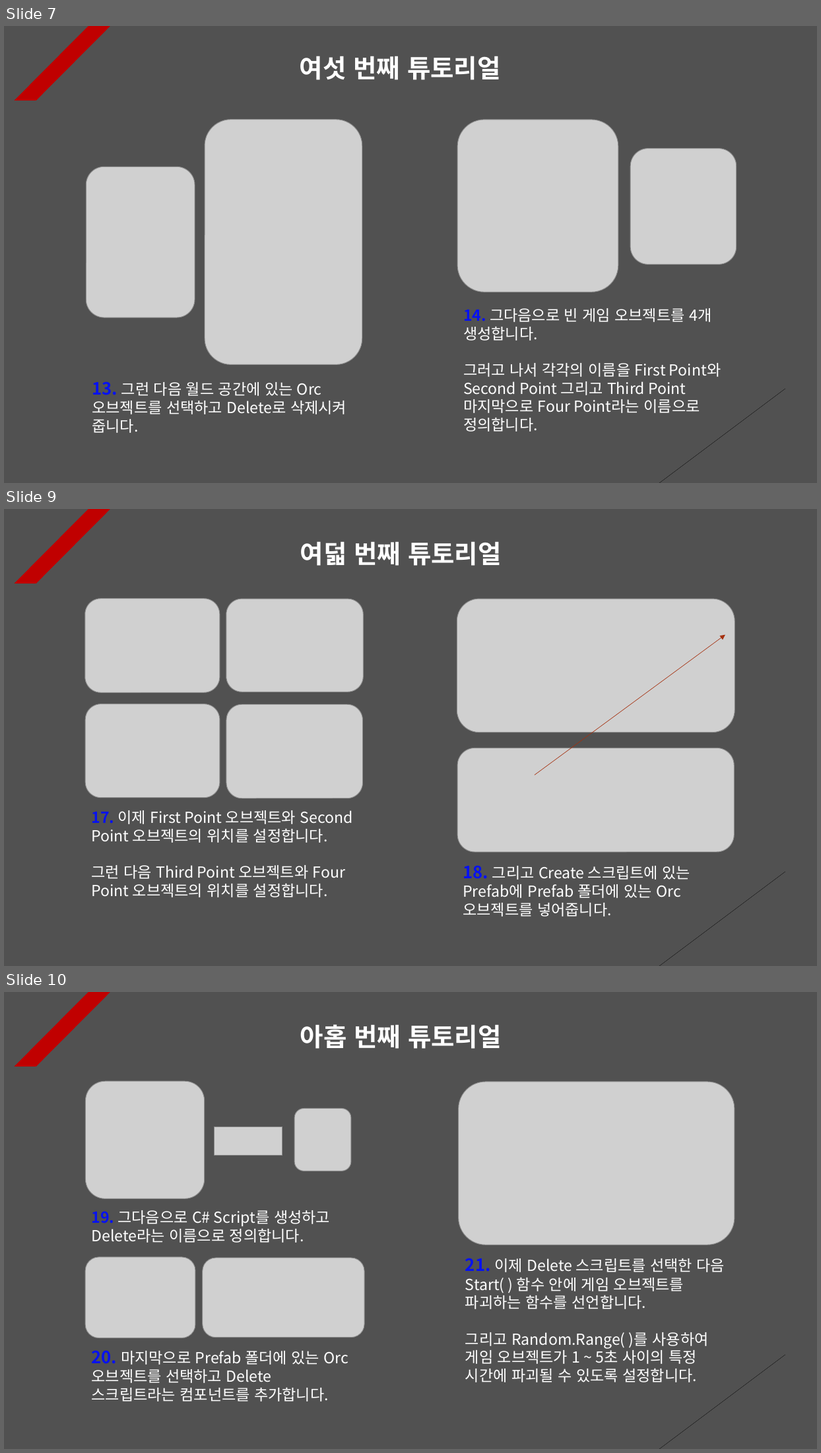
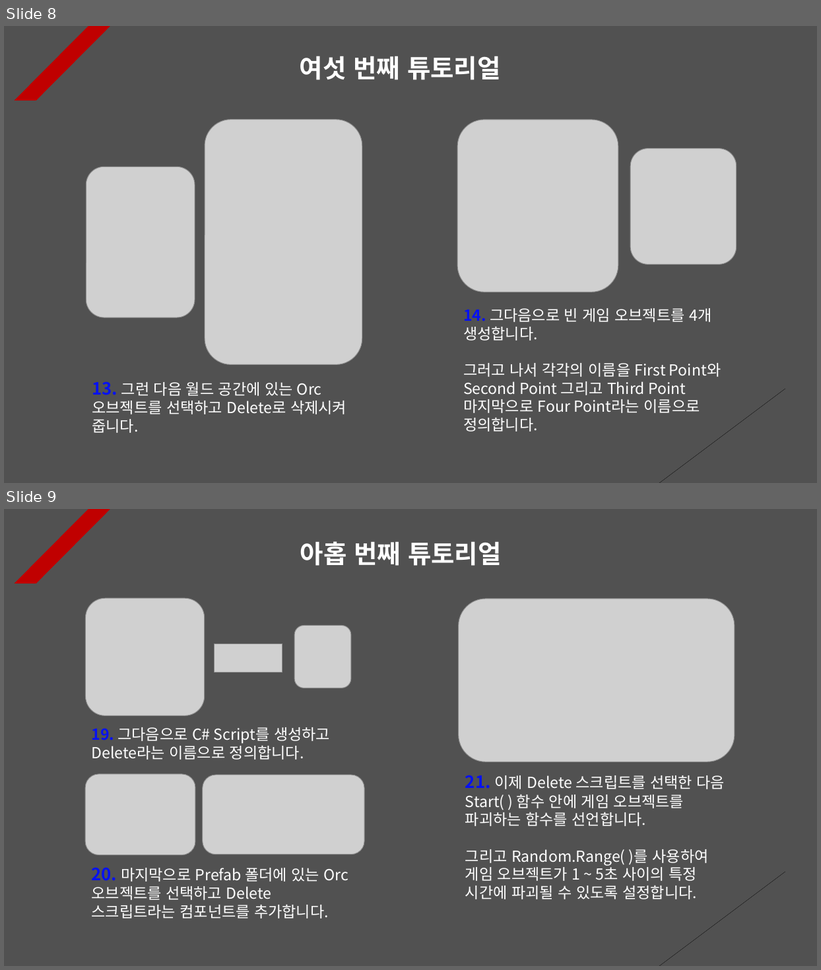
Before and after one commit to Unity2033/3D-UnityEngine, a slide deck: Assets/Class/Instantiate & Destroy/PPT Data/Instatiate and Destroy Example.pptx. Shown one above the other, each under a label of ours: slides 7, 9 and 10 before the commit, slides 8 and 9 after it; the slides between them are not shown. The pictures are 821x1453 and 821x970 pixels, drawn with LibreOffice and Linux fonts; fonts in the diff are those of the drawing; grey boxes stand for pictures. Boxes give left, top, right and bottom in pixels: in the first picture for what was removed or moved away, otherwise in the second. Text is boxed around its words. In the diff, an @@ line names an element or a change of style, - is before the commit and + after.

```diff
--- a/Assets/Class/Instantiate & Destroy/PPT Data/Instatiate and Destroy Example.pptx
+++ b/Assets/Class/Instantiate & Destroy/PPT Data/Instatiate and Destroy Example.pptx
@@ slide 9 removed at (4,509,817,966), background #515151; not listed: 2 template elements that a slide beside it also shows @@
@@ text removed at (300,541,502,566) @@
-여덟 번째 튜토리얼
@@ picture removed at (85,599,220,692) @@
@@ picture removed at (226,599,364,692) @@
@@ picture removed at (457,599,735,732) @@
@@ arrow removed from (535, 775) to (725, 634) @@
@@ picture removed at (85,704,219,798) @@
@@ picture removed at (226,705,363,799) @@
@@ picture removed at (458,748,735,852) @@
@@ text removed at (92,811,353,898) @@
-17. 이제 First Point 오브젝트와 Second Point 오브젝트의 위치를 설정합니다.
-그런 다음 Third Point 오브젝트와 Four Point 오브젝트의 위치를 설정합니다.
@@ text removed at (463,865,691,917) @@
-18. 그리고 Create 스크립트에 있는 Prefab에 Prefab 폴더에 있는 Orc 오브젝트를 넣어줍니다.
@@ what was slide 7 is now slide 8 @@
@@ what was slide 10 is now slide 9 @@
```
Also in this commit, not shown: 3 slides changed, 1 slide added, 2 other slides removed, 27 other files.
